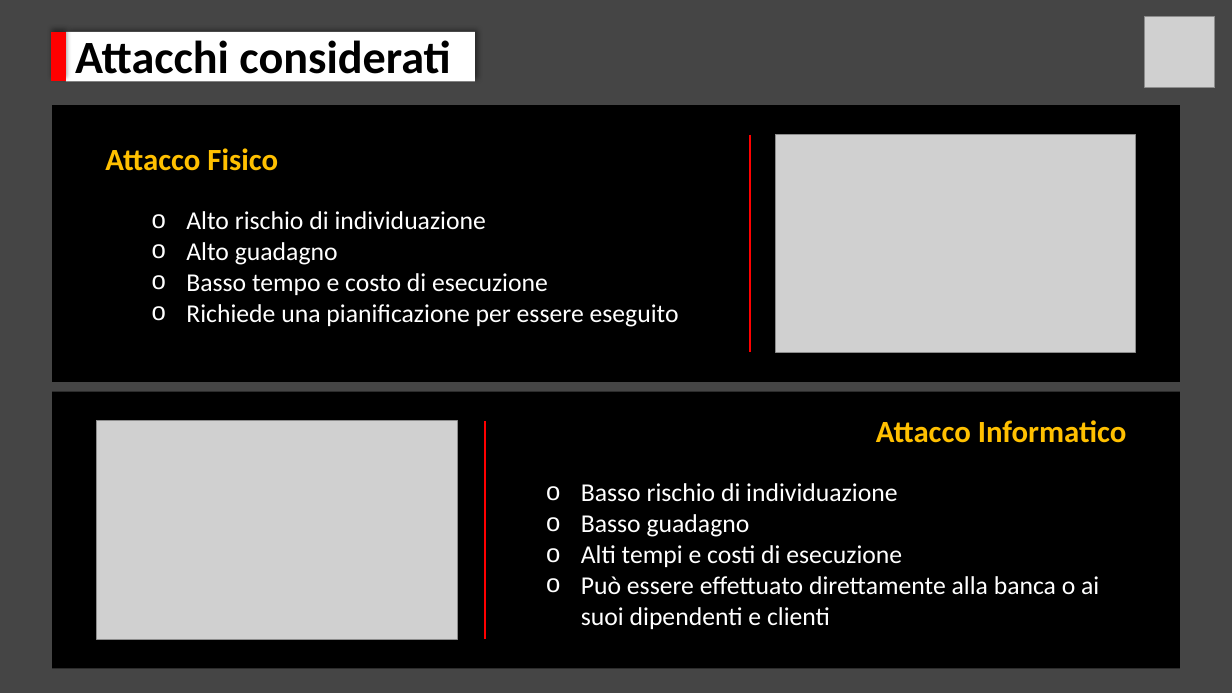
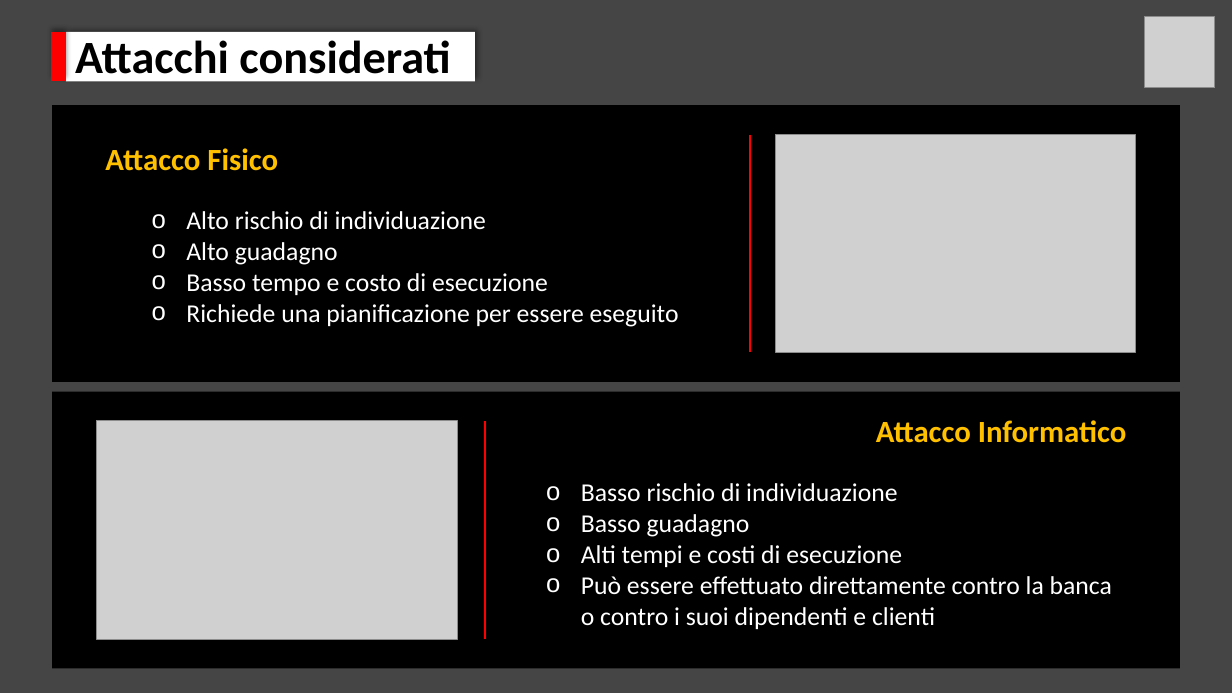
Before and after one commit to BarsantiNicola/BankRobbery, a slide deck: slide 2 of documentazione/BankRobbery_Presentation.pptx. Drawn at 1232x693 pixels with LibreOffice and Linux fonts; fonts in the diff are those of the drawing; grey boxes stand for pictures. Boxes give left, top, right and bottom in pixels: in the first picture for what was removed or moved away, otherwise in the second. Text is boxed around its words. In the diff, an @@ line names an element or a change of style, - is before the commit and + after.

```diff
--- a/documentazione/BankRobbery_Presentation.pptx
+++ b/documentazione/BankRobbery_Presentation.pptx
@@ text at <box>581,576,1112,629</box>: text changed @@
-  o Può essere effettuato direttamente alla banca o ai suoi dipendenti e clienti
+  o Può essere effettuato direttamente contro la banca o contro i suoi dipendenti e clienti
```
Also in this commit, not shown: 1 other slide changed, 3 other files.
